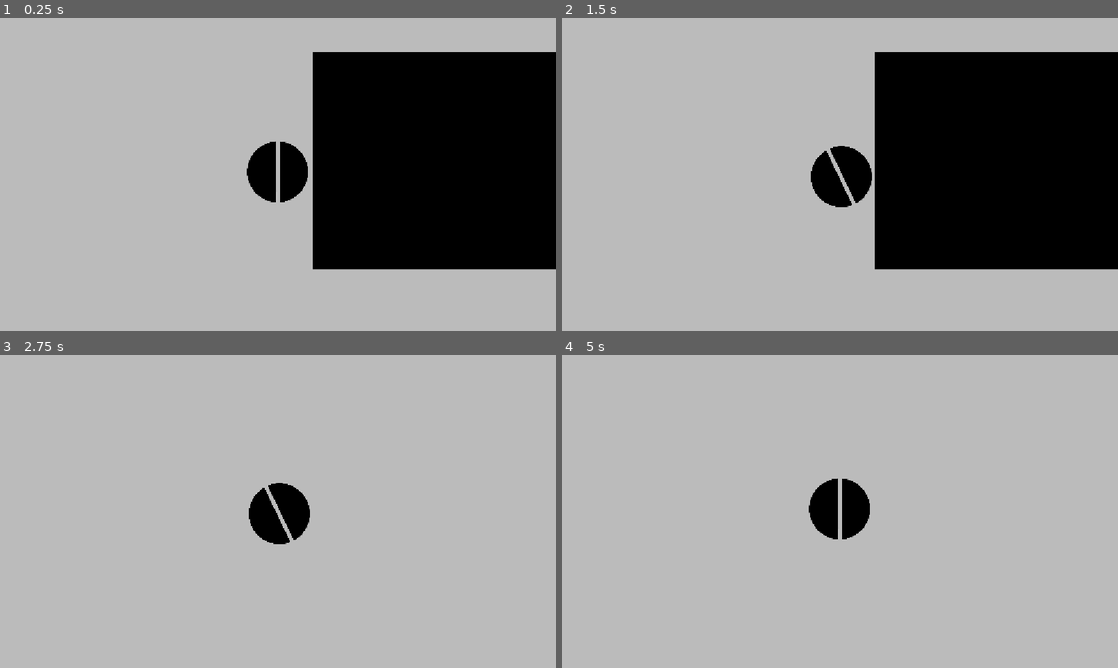
Above: before the commit, frames 1-4 (two rows, left to right).
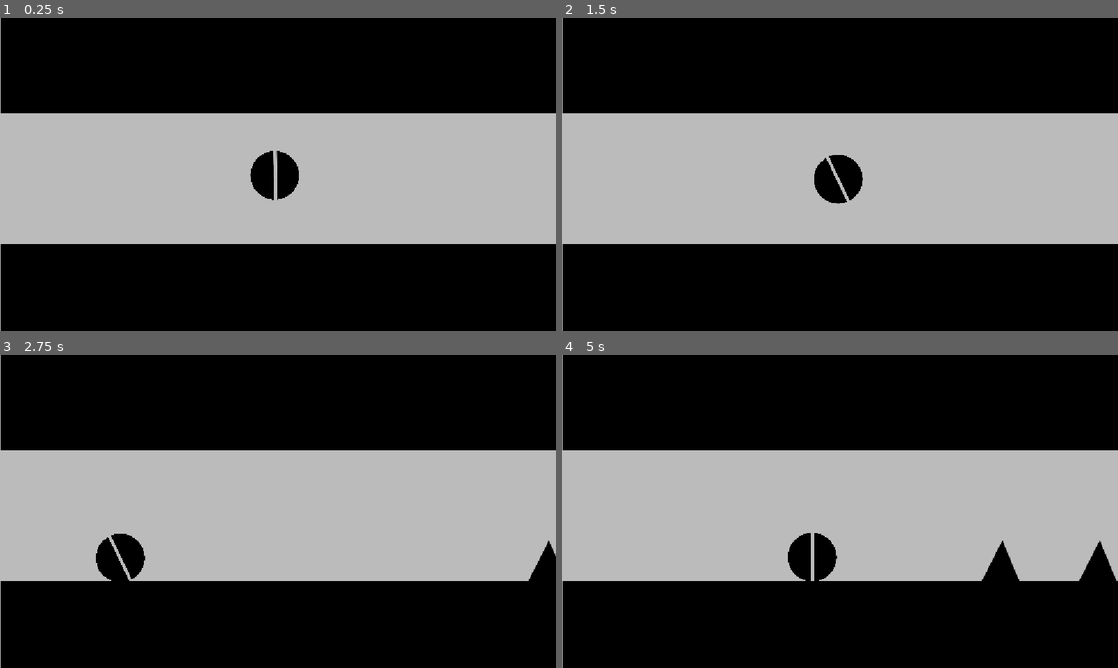
Above: after the commit, the same moments.

Repository: Martycat111/Bingbong
Game: Godot game, scene res://Scenes/game.tscn
The game is run twice, just before and just after one commit, with the same random seed, the same clock (stepped at 60 frames per second) and the same inputs.
Inputs:
- Up to frame 1 (0.25 s): no input
- Up to frame 2 (1.5 s): tap Enter at 0.5 s; hold Right (rotate clockwise) 0.53-1.28 s; tap Left (rotate counterclockwise) at 1.35 s
- Up to frame 3 (2.75 s): tap Space (shoot) at 2 s; hold Space (shoot) from 2.03 s (still down)
- Up to frame 4 (5 s): release Space (shoot) at 2.78 s; tap Right (rotate clockwise) at 2.85 s; hold Left (rotate counterclockwise) 3.53-4.28 s; tap Space (shoot) at 4.35 s

The runs differ from the first frame. In frame 1, 65% of the frame differs, in the area x 0-100%, y 0-100%; in frame 2, 65%; in frame 3, 61%; in frame 4, 62%.

Commit message:
Detect if player goes outside play zone

Diff:
--- a/Scenes/Player.tscn
+++ b/Scenes/Player.tscn
@@ -4,20 +4,19 @@
 [ext_resource type="Script" uid="uid://bkqf7uyfxaj4k" path="res://Scenes/player_bingbong.gd" id="2_kyqiw"]
 
 [sub_resource type="CircleShape2D" id="CircleShape2D_2d2hh"]
-radius = 332.82355
+radius = 319.62244
 
 [node name="Player" type="Node2D" unique_id=1367422132]
+scale = Vector2(0.8, 0.8)
 
 [node name="PlayerBingbong" type="CharacterBody2D" parent="." unique_id=1211805969]
-scale = Vector2(0.20731708, 0.19611181)
+scale = Vector2(0.2, 0.2)
 script = ExtResource("2_kyqiw")
 
 [node name="CollisionShape2D" type="CollisionShape2D" parent="PlayerBingbong" unique_id=593104765]
+position = Vector2(0, -20)
 scale = Vector2(0.9999998, 0.9999999)
 shape = SubResource("CircleShape2D_2d2hh")
 
 [node name="PlayerBingbong2" type="Sprite2D" parent="PlayerBingbong" unique_id=1192223084]
-scale = Vector2(0.96470577, 1.0198263)
 texture = ExtResource("1_rpqav")
-
-[node name="Camera2D" type="Camera2D" parent="PlayerBingbong" unique_id=231988484]
--- a/Scenes/game.tscn
+++ b/Scenes/game.tscn
@@ -4,18 +4,22 @@
 [ext_resource type="Script" uid="uid://el8evdn3ibff" path="res://Scripts/spawner.gd" id="1_qxrlw"]
 
 [sub_resource type="RectangleShape2D" id="RectangleShape2D_2b7dg"]
-size = Vector2(1996.5237, 758.2135)
+size = Vector2(2016.9495, 758.2135)
+
+[sub_resource type="RectangleShape2D" id="RectangleShape2D_1tyn0"]
+size = Vector2(1171, 267)
 
 [node name="Game" type="Node2D" unique_id=45109936]
 
 [node name="Spawner" type="Node2D" parent="." unique_id=321512283]
+position = Vector2(570, 330)
 script = ExtResource("1_qxrlw")
 
 [node name="top" type="Node2D" parent="Spawner" unique_id=1896421781]
-position = Vector2(1250, 195)
+position = Vector2(650, -150)
 
 [node name="bottom" type="Node2D" parent="Spawner" unique_id=938944472]
-position = Vector2(1250, 475)
+position = Vector2(650, 150)
 
 [node name="RigidBody2D" type="RigidBody2D" parent="." unique_id=195013124]
 position = Vector2(576.75006, 329)
@@ -28,9 +32,18 @@
 texture = ExtResource("1_ebmjs")
 
 [node name="CollisionShape2D2" type="CollisionShape2D" parent="RigidBody2D" unique_id=1947170045]
-position = Vector2(-11.734103, 622.10803)
+position = Vector2(-1.5211792, 622.108)
 shape = SubResource("RectangleShape2D_2b7dg")
 
 [node name="CollisionShape2D" type="CollisionShape2D" parent="RigidBody2D" unique_id=226997955]
 position = Vector2(-6.5189953, -599.8288)
 shape = SubResource("RectangleShape2D_2b7dg")
+
+[node name="Area2D" type="Area2D" parent="." unique_id=1490485489]
+
+[node name="CollisionShape2D" type="CollisionShape2D" parent="Area2D" unique_id=1744090908]
+position = Vector2(575.5, 335.5)
+shape = SubResource("RectangleShape2D_1tyn0")
+
+[connection signal="area_exited" from="Area2D" to="Spawner" method="_on_play_area_exited"]
+[connection signal="body_exited" from="Area2D" to="Spawner" method="_on_play_body_exited"]
--- a/Scenes/player_bingbong.gd
+++ b/Scenes/player_bingbong.gd
@@ -1,7 +1,6 @@
 extends CharacterBody2D
 
-@export var speed = 9000
-var screen_side
+@export var speed = 4000
 
 # Called when the node enters the scene tree for the first time.
 func _ready() -> void:
--- a/Scripts/spawner.gd
+++ b/Scripts/spawner.gd
@@ -27,6 +27,10 @@
 
 func _process(delta: float) -> void:
 	time_since_spawn += delta
-	if time_since_spawn > time_between_spawns *  1 - (Globals.speed_multiplier - 1): # bro what
+	if time_since_spawn > time_between_spawns *  1 - (Globals.speed_multiplier - 1):
 		time_since_spawn = 0
 		spawn()
+
+func _on_play_body_exited(body: Node2D) -> void:
+	if body.name == "PlayerBingbong":
+		print("killplayer")
